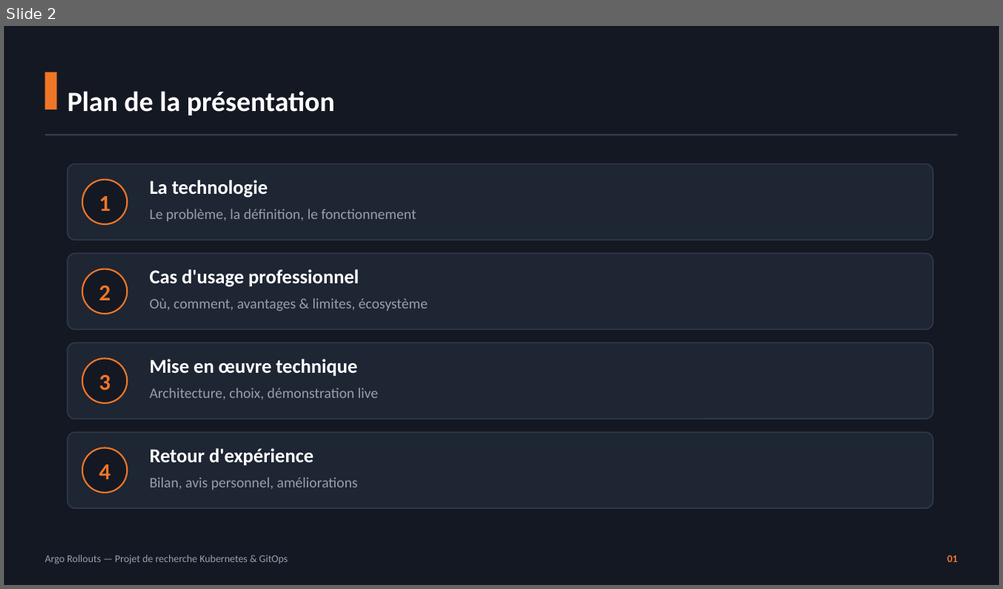
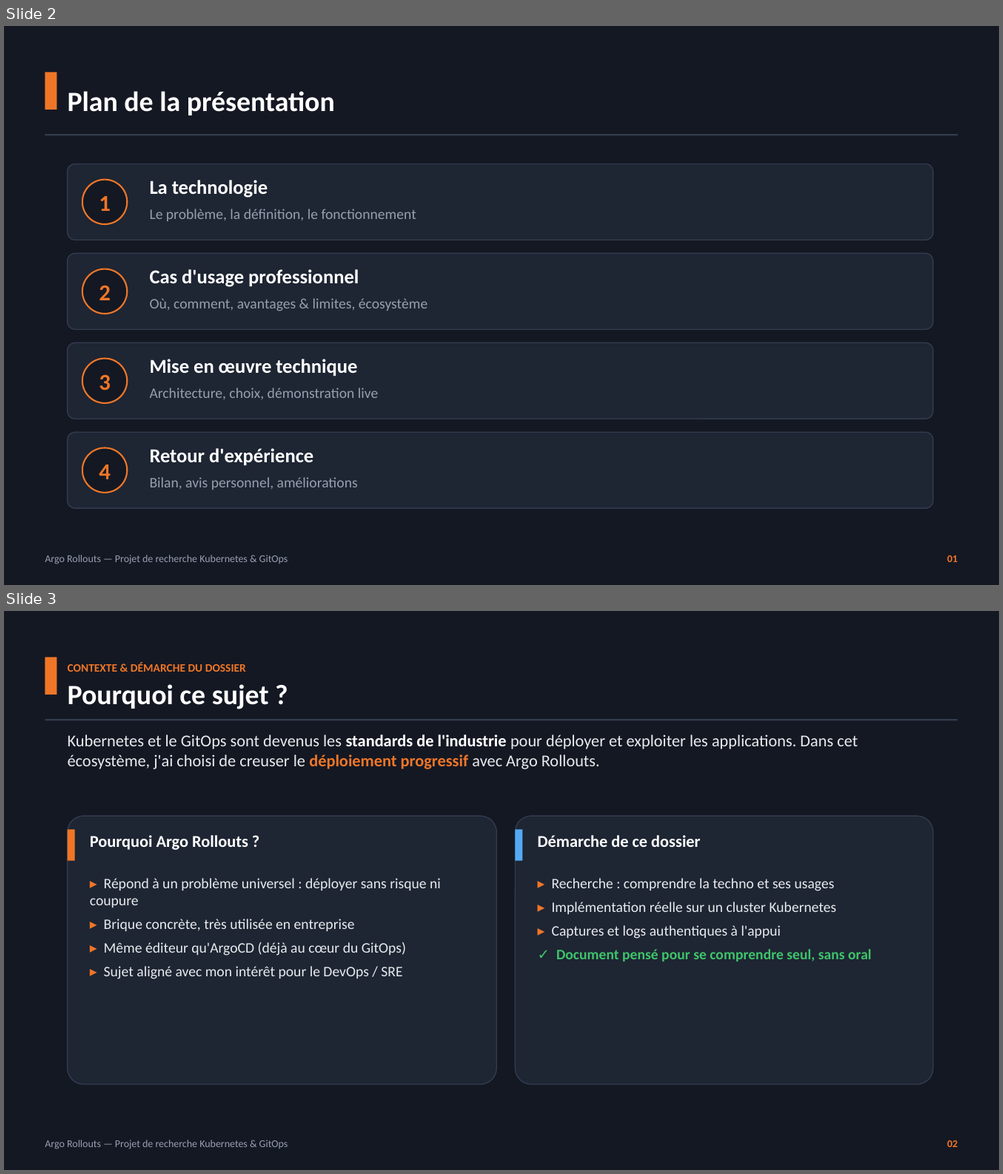
Before and after one commit to Louis-JB/argo-rollouts-demo, a slide deck: slides/argo-rollouts.pptx. Shown one above the other, each under a label of ours: slide 2 before the commit, slides 2 and 3 after it. The pictures are 1003x589 and 1003x1174 pixels, drawn with LibreOffice and Linux fonts; fonts in the diff are those of the drawing. Boxes give left, top, right and bottom in pixels: in the first picture for what was removed or moved away, otherwise in the second. Text is boxed around its words. In the diff, an @@ line names an element or a change of style, - is before the commit and + after.

Commit message:
Diapo auto-explicatif : vrais screenshots dashboard + contexte + conclusion
- Démos 1 & 2 : vraies captures du dashboard Argo Rollouts (vue détaillée)
  canary sain (analyse verte) / rollback (Degraded, analyse rouge) + légendes
- Nouvelle slide 'Pourquoi ce sujet ?' (contexte, motivation, démarche)
- Conclusion redirigeant vers le dépôt (suppression slide Questions)
- Nettoyage des images terminal devenues inutilisées (14 slides)

```diff
--- a/slides/argo-rollouts.pptx
+++ b/slides/argo-rollouts.pptx
@@ slide 3 added at (4,611,999,1170), background #141823 @@
@@ rectangle added at (45,658,57,695), fill #EF7627 @@
@@ text added at (68,662,269,709), 11 pt, text #EF7627, bold @@
+CONTEXTE & DÉMARCHE DU DOSSIER
+Pourquoi ce sujet ?
@@ rectangle added at (45,719,958,721), fill #323C4F @@
@@ text added at (68,735,857,769), 16 pt, text #E8EAED @@
+Kubernetes et le GitOps sont devenus les standards de l'industrie pour déployer et exploiter les applications. Dans cet écosystème, j'ai choisi de creuser le déploiement progressif avec Argo Rollouts.
@@ rounded rectangle added at (68,816,496,1085), fill #1E2533, outline #323C4F 1 pt @@
@@ rectangle added at (68,829,75,861), fill #EF7627 @@
@@ rounded rectangle added at (515,816,933,1085), fill #1E2533, outline #323C4F 1 pt @@
@@ rectangle added at (515,829,523,861), fill #55A8F5 @@
@@ text added at (90,835,248,850), 16 pt, text #FFFFFF, bold @@
+Pourquoi Argo Rollouts ?
@@ text added at (538,835,700,847), 16 pt, text #FFFFFF, bold @@
+Démarche de ce dossier
@@ text added at (90,878,441,980), 14 pt, text #E8EAED @@
+▸ Répond à un problème universel : déployer sans risque ni coupure
+▸ Brique concrète, très utilisée en entreprise
+▸ Même éditeur qu'ArgoCD (déjà au cœur du GitOps)
+▸ Sujet aligné avec mon intérêt pour le DevOps / SRE
@@ text added at (552,878,871,962), 14 pt, text #E8EAED @@
+▸ Recherche : comprendre la techno et ses usages
+▸ Implémentation réelle sur un cluster Kubernetes
+▸ Captures et logs authentiques à l'appui
+✓ Document pensé pour se comprendre seul, sans oral
@@ text added at (45,1140,288,1150), 10 pt, text #979FB0 @@
+Argo Rollouts — Projet de recherche Kubernetes & GitOps
@@ text added at (947,1141,957,1147), 10 pt, text #EF7627, bold @@
+02
```
Also in this commit, not shown: 10 slides changed, 1 slide removed, 8 other files.
